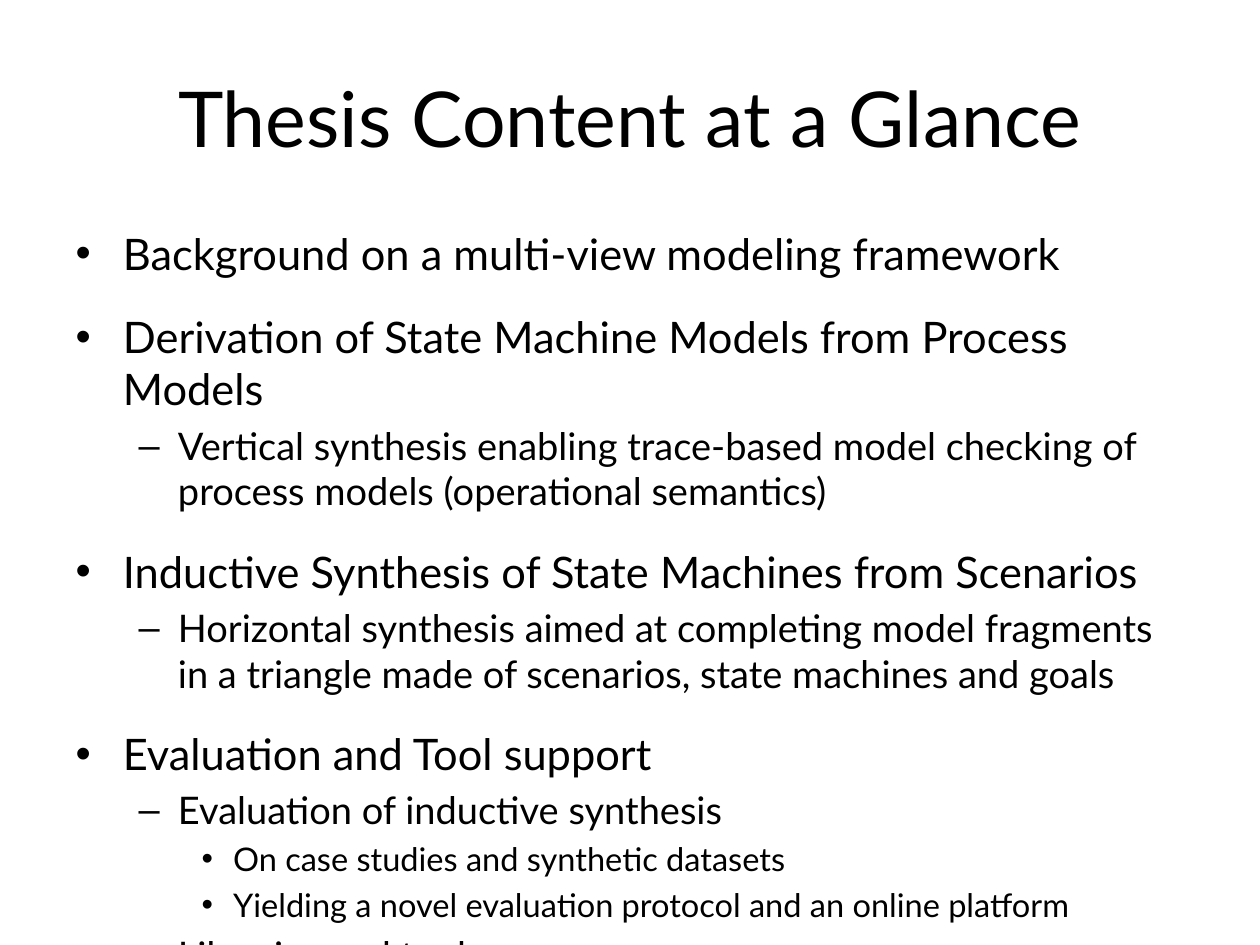
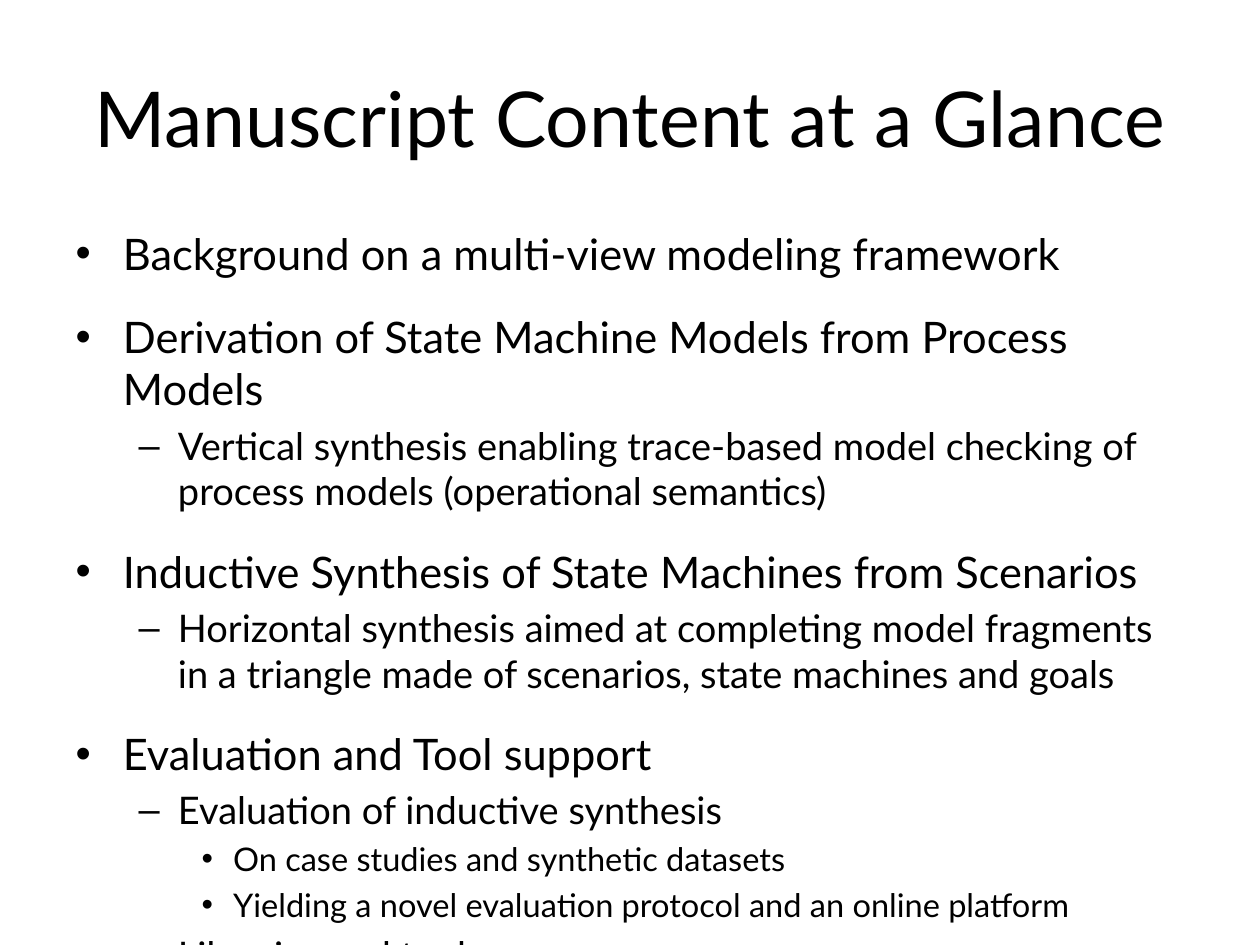
Before and after one commit to blambeau/phd, a slide deck: slide 8 of private-defense/slides.pptx. Drawn at 1260x945 pixels with LibreOffice and Linux fonts; fonts in the diff are those of the drawing. Boxes give left, top, right and bottom in pixels: in the first picture for what was removed or moved away, otherwise in the second. Text is boxed around its words. In the diff, an @@ line names an element or a change of style, - is before the commit and + after.

```diff
--- a/private-defense/slides.pptx
+++ b/private-defense/slides.pptx
@@ title at (x1=94, y1=90, x2=1165, y2=160): text changed @@
-Thesis Content at a Glance
+Manuscript Content at a Glance
```
Also in this commit, not shown: 3 other slides changed, 9 slides added, 34 slides removed.
